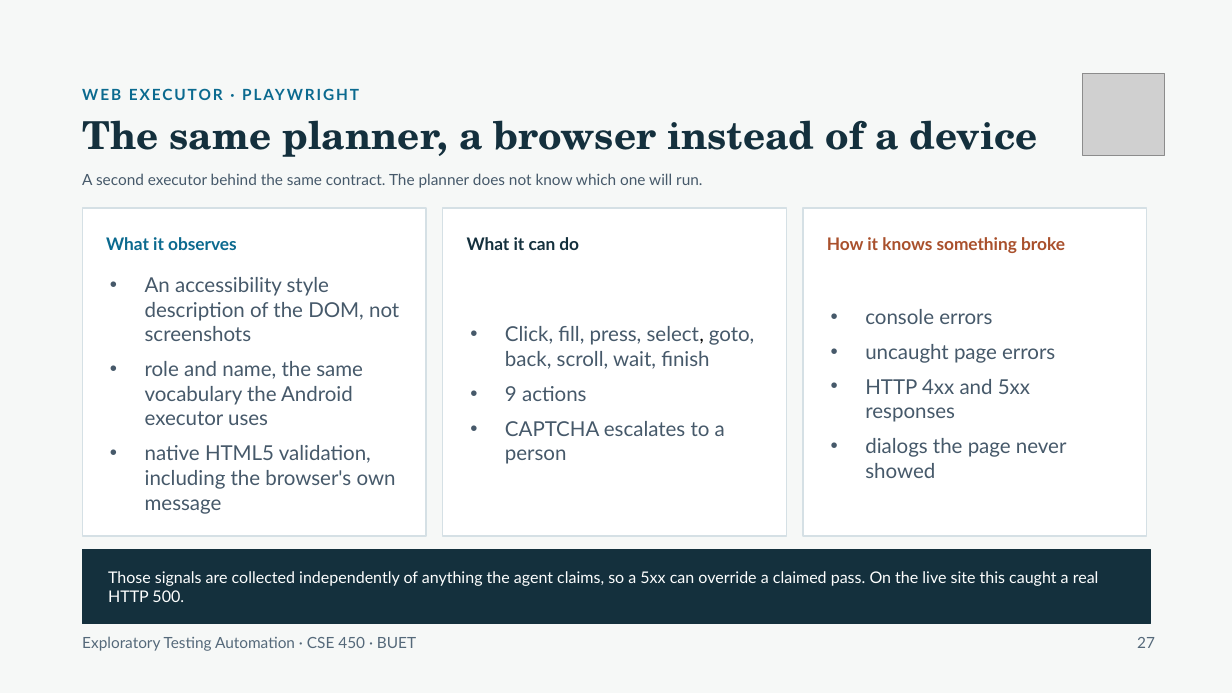
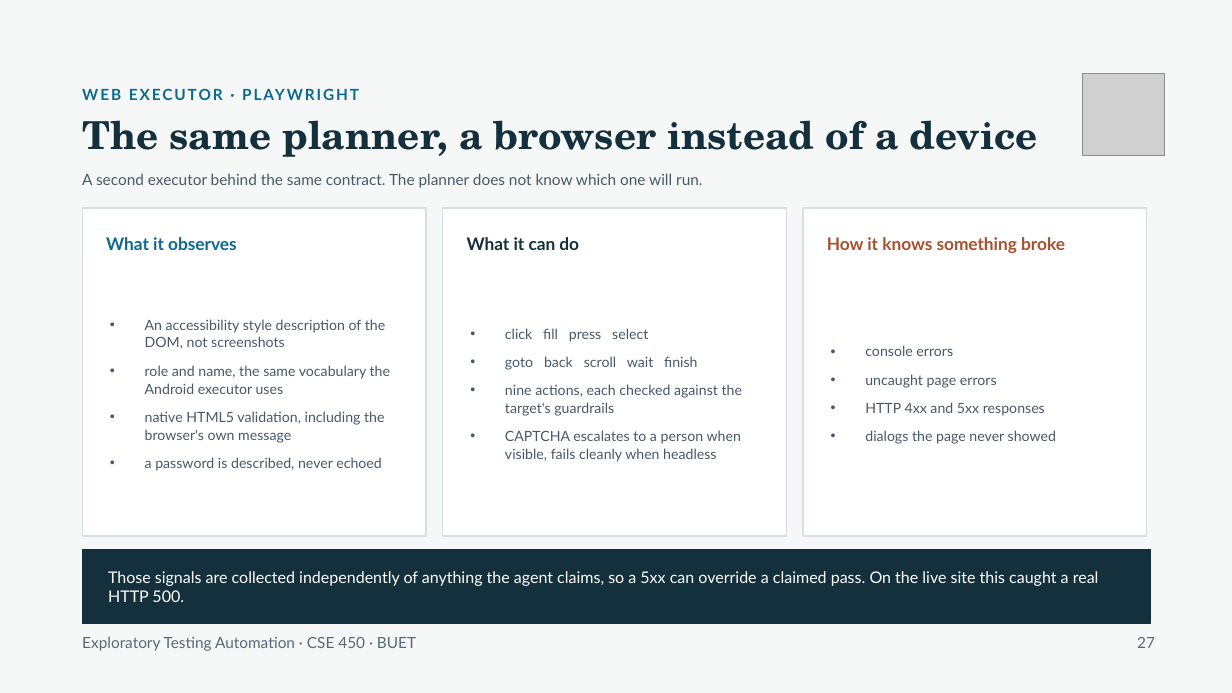
Before and after one commit to raihanrsdV1/Exploratory-Testing-Planner-Agent, a slide deck: slide 7 of presentation/split/3-Jonayed.pptx (slide 8 before the commit). Drawn at 1232x693 pixels with LibreOffice and Linux fonts; fonts in the diff are those of the drawing; grey boxes stand for pictures. Boxes give left, top, right and bottom in pixels: in the first picture for what was removed or moved away, otherwise in the second. Text is boxed around its words. In the diff, an @@ line names an element or a change of style, - is before the commit and + after.

```diff
--- a/presentation/split/3-Jonayed.pptx
+++ b/presentation/split/3-Jonayed.pptx
@@ text "console errors" at bbox=[865, 345, 1056, 444]: size 16 to 11 pt; line spacing 1 to 14pt @@
@@ text at bbox=[145, 319, 390, 443]: size 16 to 11 pt in "An accessibility style description of the DOM, ...", "role and name, the same vocabulary the ...", "native HTML5 validation, including the browser's own ..."; line spacing 1 to 14pt @@
@@ text at bbox=[505, 328, 742, 462]: text changed; size 16 to 11 pt @@
-• Click, fill, press, select, goto, back, scroll, wait, finish
-• 9 actions
-• CAPTCHA escalates to a person
+• click fill press select
+• goto back scroll wait finish
+• nine actions, each checked against the target's guardrails
+• CAPTCHA escalates to a person when visible, fails cleanly when headless
@@ text at bbox=[145, 457, 382, 471]: paragraph added @@
+• a password is described, never echoed
```
Also in this commit, not shown: 4 other slides changed, 1 slide removed, 1 other file.
